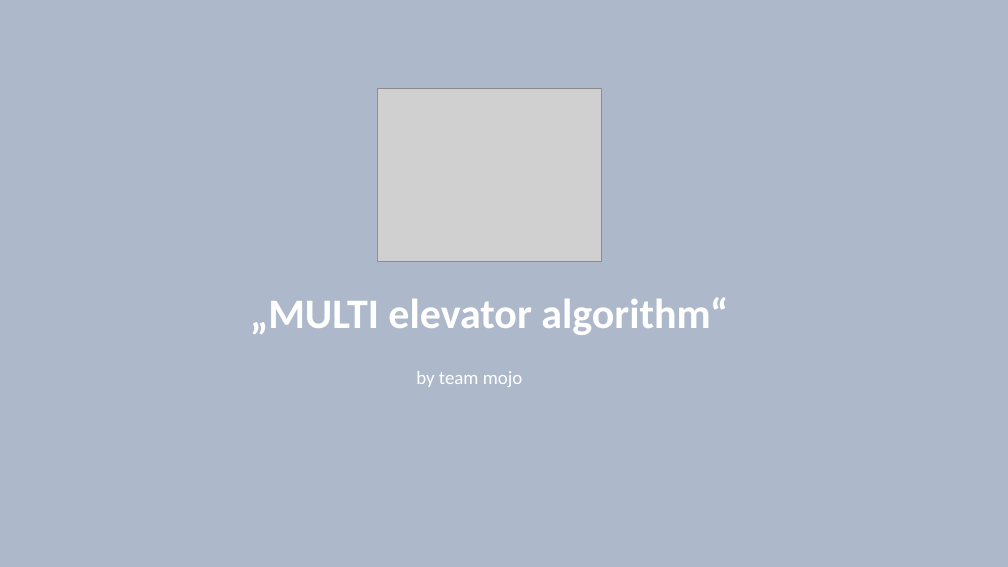
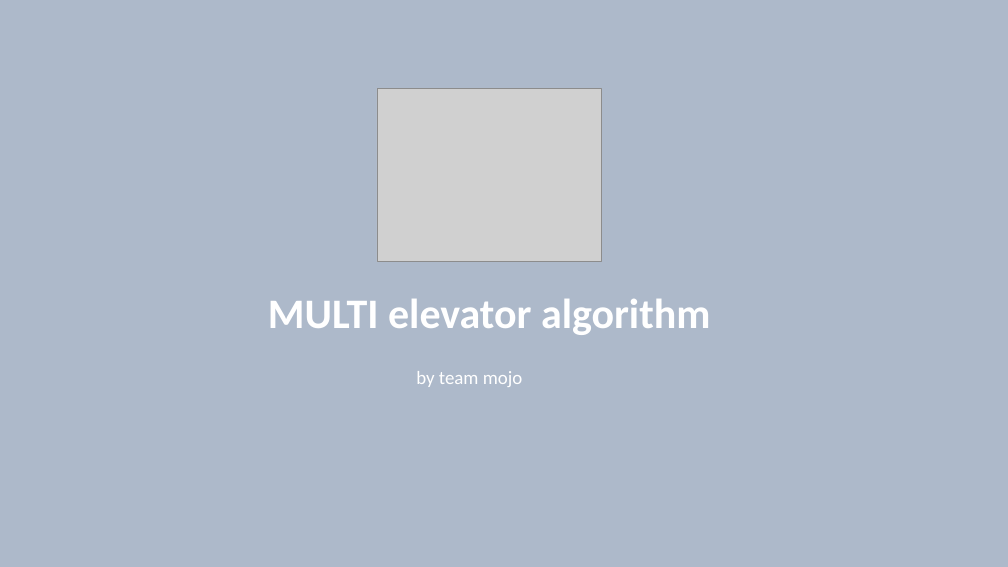
Before and after one commit to RBEGamer/HACK4TK_HACKATHON_2018, a slide deck: slide 1 of presentationHack4tk.pptx. Drawn at 1008x567 pixels with LibreOffice and Linux fonts; fonts in the diff are those of the drawing; grey boxes stand for pictures. Boxes give left, top, right and bottom in pixels: in the first picture for what was removed or moved away, otherwise in the second. Text is boxed around its words. In the diff, an @@ line names an element or a change of style, - is before the commit and + after.

Commit message:
updated presentation

```diff
--- a/presentationHack4tk.pptx
+++ b/presentationHack4tk.pptx
@@ text at <box>268,299,710,335</box>: text changed @@
-„MULTI elevator algorithm“
+MULTI elevator algorithm
```
Also in this commit, not shown: 1 other slide changed.
